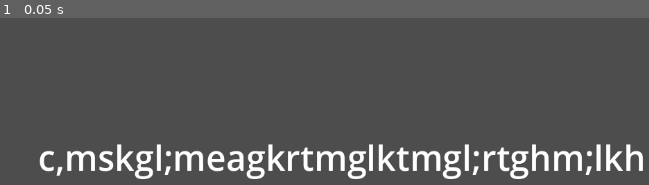
Above: before the commit, frame 1.
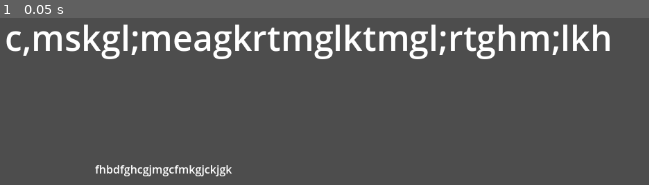
Above: after the commit, the same moment.

Repository: MEliwas12/lost-in-the_past
Game: Godot game, scene res://scenes/main_scene.tscn
Same seed, same stepped clock (60 frames per second), same inputs: the game is played once before the commit and once after it. The project has no main scene, so this scene is started directly.
Inputs:
- Up to frame 1 (0.05 s): no input

The runs differ from the first frame. In frame 1, 13% of the frame differs, in the area x 0-100%, y 3-97%.

Commit message:
label
jopa

Diff:
--- a/scenes/main_scene.tscn
+++ b/scenes/main_scene.tscn
@@ -2,10 +2,20 @@
 
 [node name="menu" type="Node2D"]
 
+[node name="Label2" type="Label" parent="."]
+anchors_preset = -1
+anchor_right = 0.897
+anchor_bottom = 1.357
+offset_left = 261.0
+offset_top = 270.0
+offset_right = 853.0
+offset_bottom = 510.0
+text = "fhbdfghcgjmgcfmkgjckjgk"
+
 [node name="Label" type="Label" parent="."]
-offset_left = 179.0
-offset_top = 230.0
-offset_right = 1055.0
-offset_bottom = 464.0
+offset_left = 131.0
+offset_top = 57.0
+offset_right = 1007.0
+offset_bottom = 291.0
 theme_override_font_sizes/font_size = 50
 text = "c,mskgl;meagkrtmglktmgl;rtghm;lkh"
